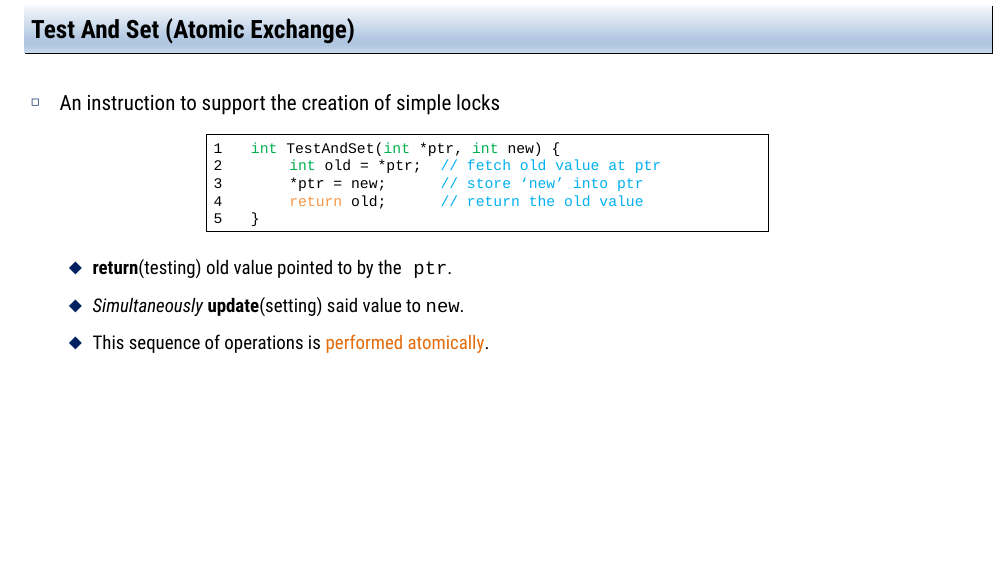
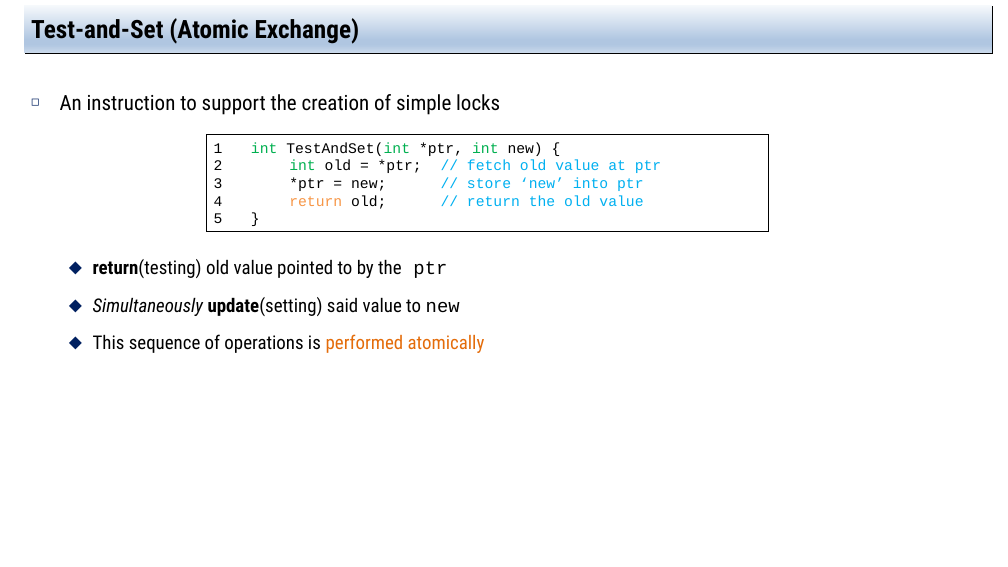
Before and after one commit to jachermocilla/extra-course-materials, a slide deck: slide 14 of cmsc125/ostep/slides/02.Concurrency/28.Locks.pptx. Drawn at 1008x567 pixels with LibreOffice and Linux fonts; fonts in the diff are those of the drawing. Boxes give left, top, right and bottom in pixels: in the first picture for what was removed or moved away, otherwise in the second. Text is boxed around its words. In the diff, an @@ line names an element or a change of style, - is before the commit and + after.

```diff
--- a/cmsc125/ostep/slides/02.Concurrency/28.Locks.pptx
+++ b/cmsc125/ostep/slides/02.Concurrency/28.Locks.pptx
@@ title at [31, 15, 360, 44]: text changed @@
-Test And Set (Atomic Exchange)
+Test-and-Set (Atomic Exchange)
@@ text at [93, 259, 485, 353]: text changed @@
-  ⬥ return(testing) old value pointed to by the ptr.
-  ⬥ Simultaneously update(setting) said value to new.
-  ⬥ This sequence of operations is performed atomically.
+  ⬥ return(testing) old value pointed to by the ptr
+  ⬥ Simultaneously update(setting) said value to new
+  ⬥ This sequence of operations is performed atomically
```
Also in this commit, not shown: 20 other slides changed, 3 other files.
